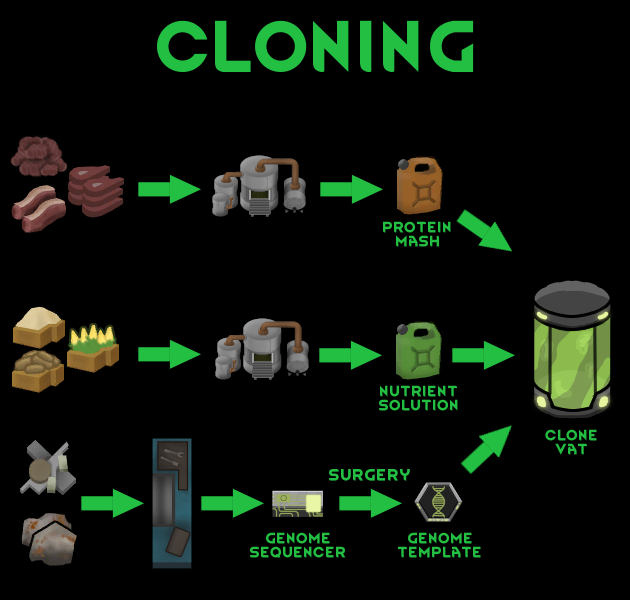
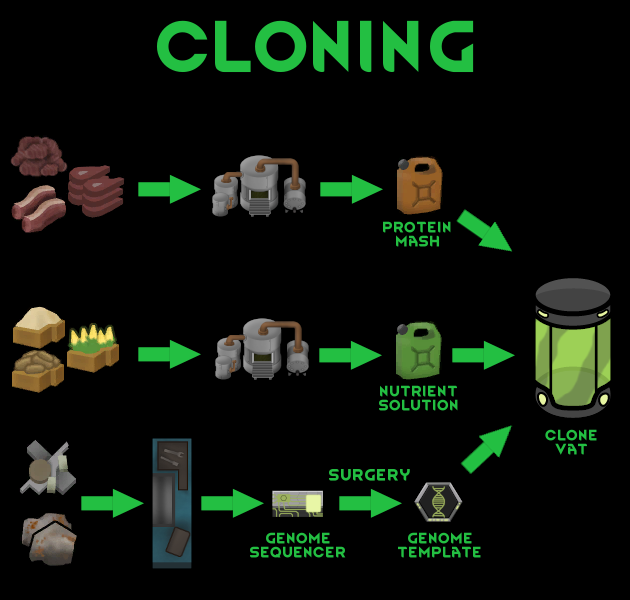
Revision of a layered 630 x 600 image; what changed, layer by layer:
removed layer "QEVat.png" over (x1=531, y1=278, x2=614, y2=419)
added layer "QE_Vat.png" above "QEE_Vat FULL OPAC" over (x1=531, y1=278, x2=614, y2=419)
added layer "QEE_Vat FULL OPAC" above "clone ..." over (x1=531, y1=278, x2=614, y2=419)
